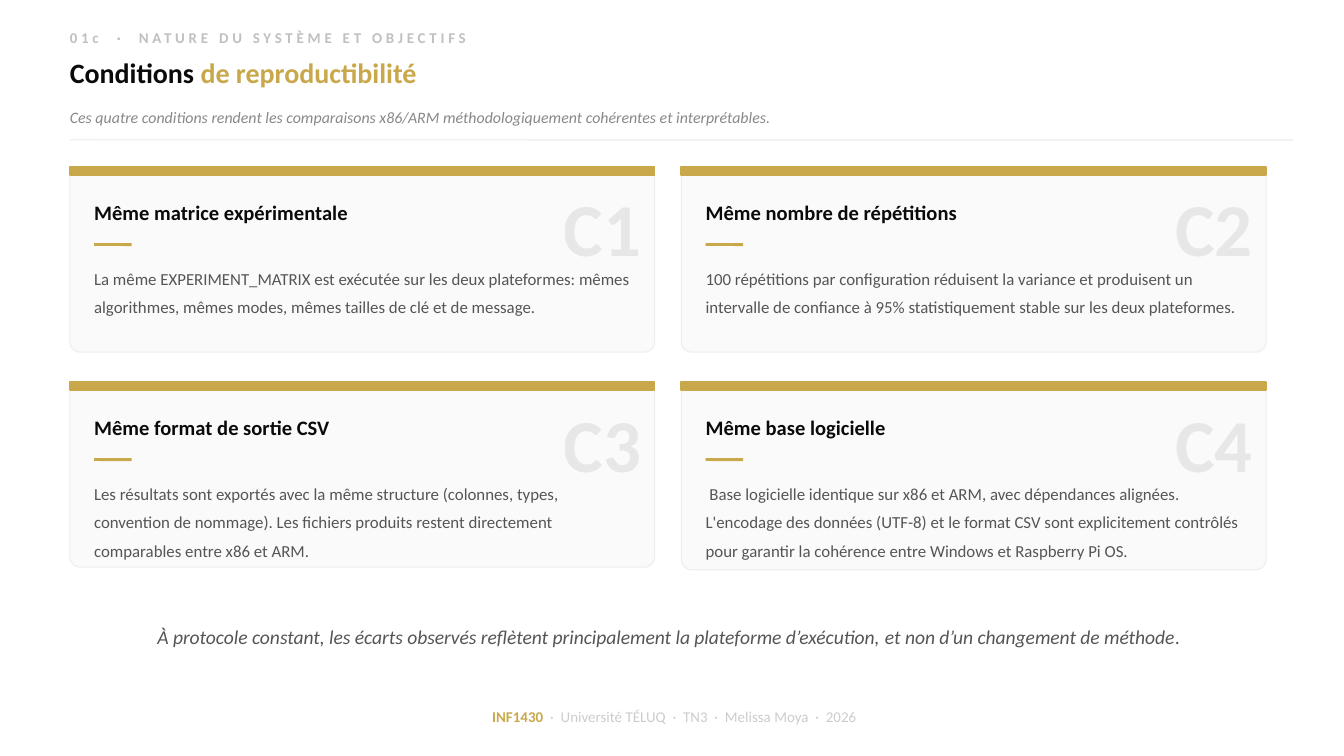
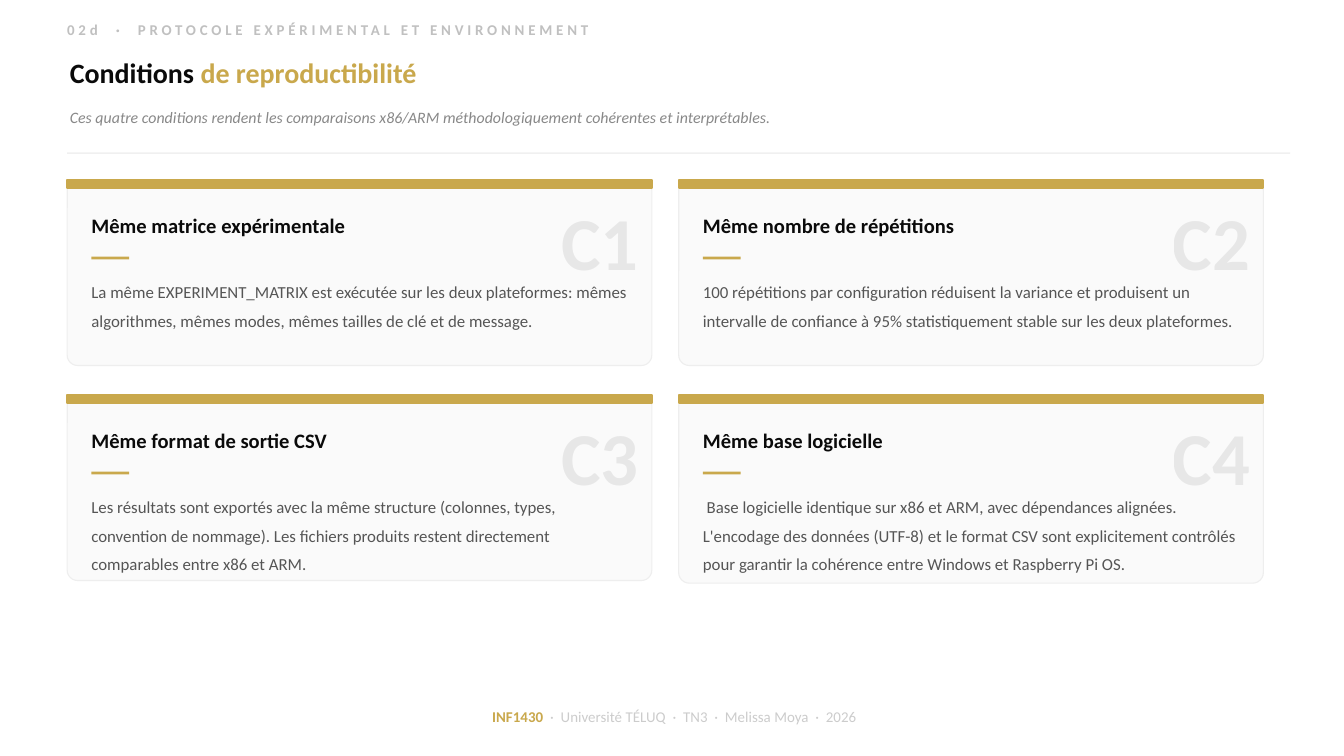
Before and after one commit to moyamelissa/INF1430-Comparaison-Chiffrement-Symetrique, a slide deck: slide 12 of docs/02-deliverables/INF1430_TN3_Melissa_Moya.pptx (slide 6 before the commit). Drawn at 1344x756 pixels with LibreOffice and Linux fonts; fonts in the diff are those of the drawing. Boxes give left, top, right and bottom in pixels: in the first picture for what was removed or moved away, otherwise in the second. Text is boxed around its words. In the diff, an @@ line names an element or a change of style, - is before the commit and + after.

```diff
--- a/docs/02-deliverables/INF1430_TN3_Melissa_Moya.pptx
+++ b/docs/02-deliverables/INF1430_TN3_Melissa_Moya.pptx
@@ text added at (67,25,98,35), 8 pt, text #C0C0C0, bold @@
+02d · PROTOCOLE EXPÉRIMENTAL ET ENVIRONNEMENT
@@ text removed at (70,33,99,43) @@
-01c · NATURE DU SYSTÈME ET OBJECTIFS
@@ 2 rounded rectangles, 2 rectangles: place and size @@
-2 rounded rectangles, 2 rectangles at (681,167,1266,570)
+2 rounded rectangles, 2 rectangles at (679,180,1263,583)
@@ 10 texts, 5 lines, 2 rounded rectangles, 2 rectangles: place and size @@
-10 texts, 5 lines, 2 rounded rectangles, 2 rectangles at (70,140,1293,567)
+10 texts, 5 lines, 2 rounded rectangles, 2 rectangles at (67,153,1290,581)
@@ text removed at (157,628,1180,648) @@
-À protocole constant, les écarts observés reflètent principalement la plateforme d’exécution, et non d’un changement de méthode.
```
Also in this commit, not shown: 13 other slides changed, 15 slides added, 8 slides removed, 13 other files.
